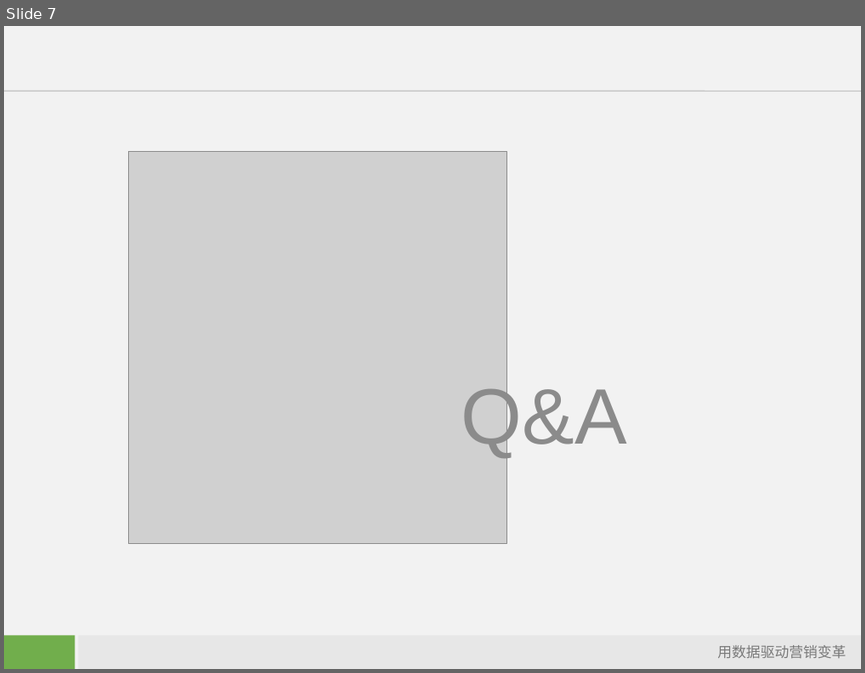
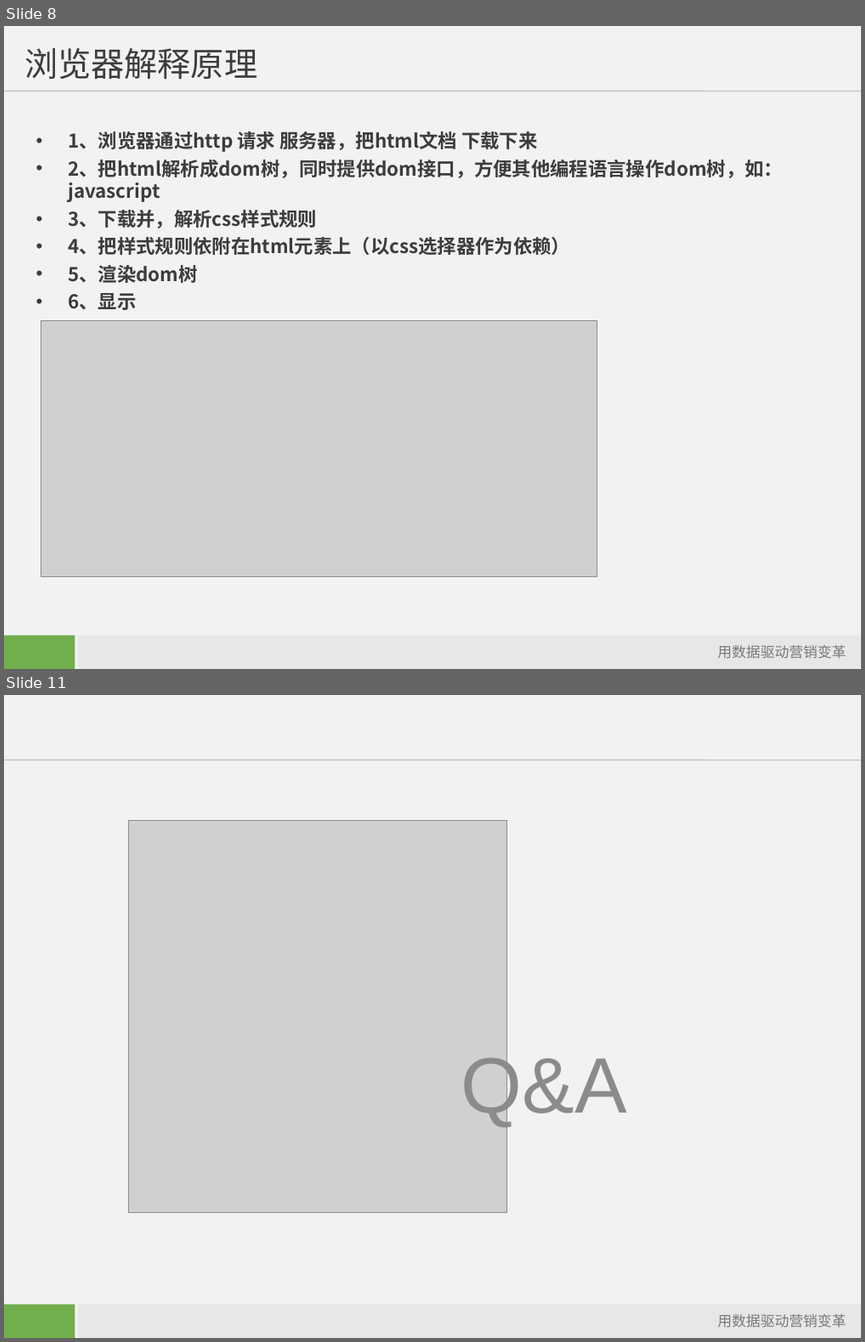
Before and after one commit to starzou/dom-edge, a slide deck: doc/DOM及其应用-入门.ppt. Shown one above the other, each under a label of ours: slide 7 before the commit, slides 8 and 11 after it; the slides between them are not shown. The pictures are 865x673 and 865x1342 pixels, drawn with LibreOffice and Linux fonts; fonts in the diff are those of the drawing; grey boxes stand for pictures; background and template pictures are left out. Boxes give left, top, right and bottom in pixels: in the first picture for what was removed or moved away, otherwise in the second. Text is boxed around its words. In the diff, an @@ line names an element or a change of style, - is before the commit and + after.

```diff
--- a/doc/DOM及其应用-入门.ppt
+++ b/doc/DOM及其应用-入门.ppt
@@ slide 8 added at bbox=[4, 26, 861, 669], background #F2F2F2; not listed: 4 template elements that a slide beside it also shows @@
@@ title added at bbox=[24, 48, 257, 79], 28 pt, text #3C3C3C @@
+浏览器解释原理
@@ text added at bbox=[68, 131, 783, 310], 16 pt, text #3C3C3C, bold @@
+• 1、浏览器通过http 请求 服务器，把html文档 下载下来
+• 2、把html解析成dom树，同时提供dom接口，方便其他编程语言操作dom树，如：javascript
+• 3、下载并，解析css样式规则
+• 4、把样式规则依附在html元素上（以css选择器作为依赖）
+• 5、渲染dom树
+• 6、显示
@@ picture added at bbox=[41, 321, 597, 577] @@
@@ what was slide 7 is now slide 11 @@
```
Also in this commit, not shown: 1 slide changed, 4 other slides added, 1 slide removed, 1 other file.
